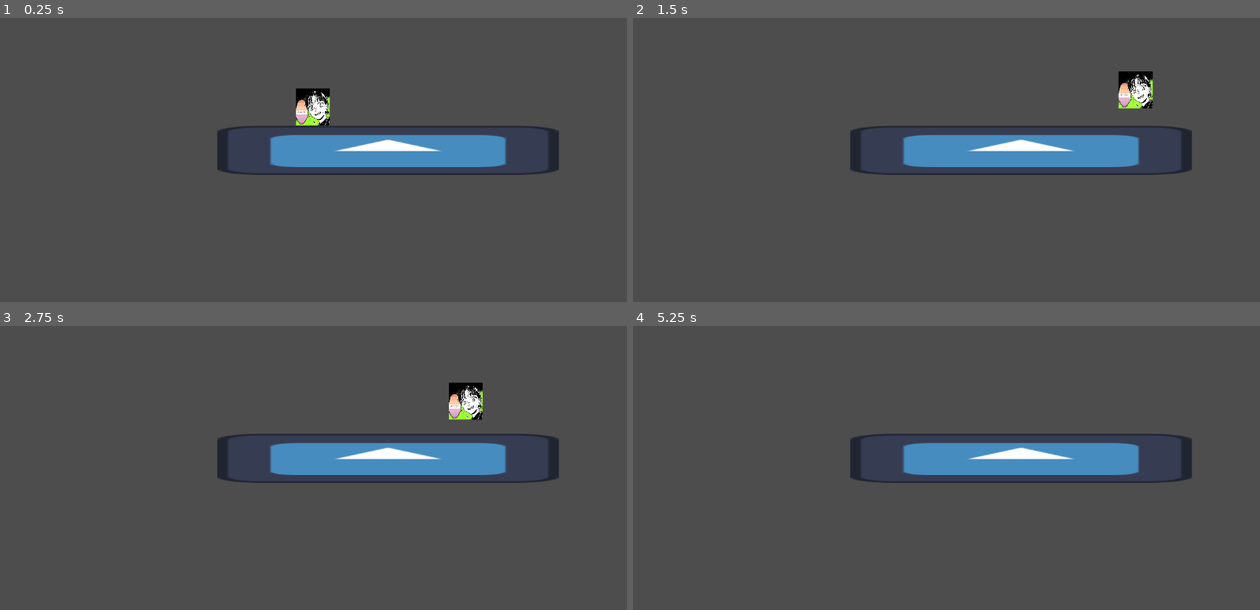
Above: before the commit, frames 1-4 (two rows, left to right).
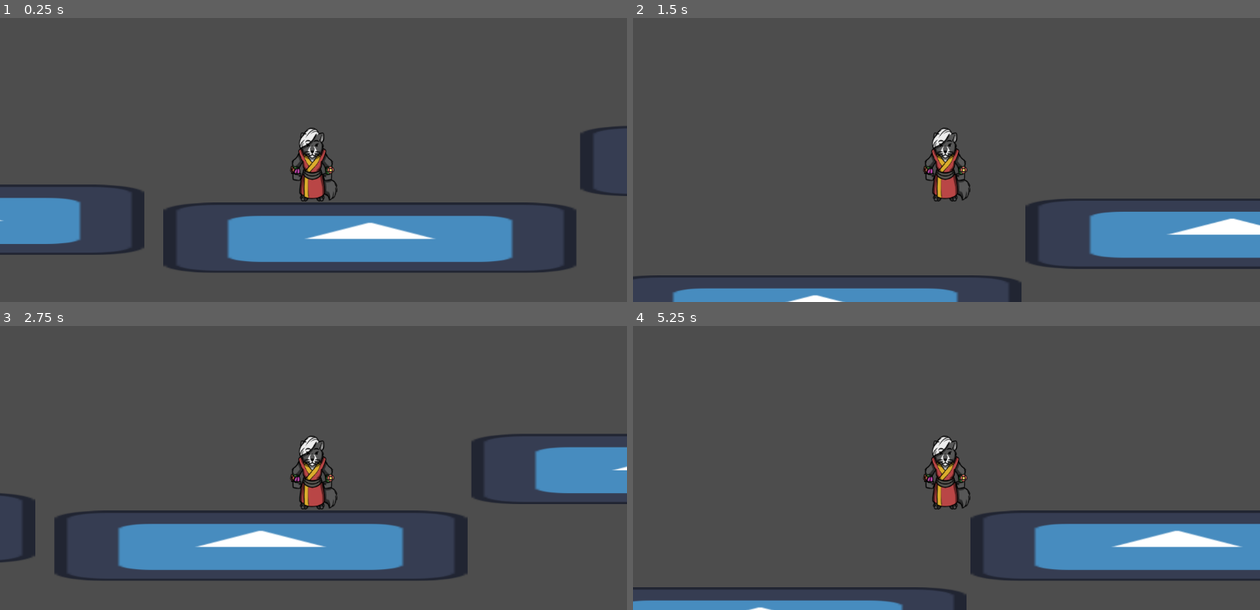
Above: after the commit, the same moments.

Repository: CarrieStill/Fighting-Game-Project-UNNAMED
Game: Godot game, scene res://node_2d.tscn
Two runs of this game, one before a commit and one after it. Both use one fixed random seed, a clock stepped at 60 frames per second and the inputs below. The engine's default icon, where the game draws it, is replaced by a stand-in: a white triangle on a blue panel in a dark square.
Inputs:
- Up to frame 1 (0.25 s): no input
- Up to frame 2 (1.5 s): tap Enter at 0.5 s; hold D (right) from 0.53 s (still down); tap W (up) at 0.6, 0.77, 1.07, 1.35 s
- Up to frame 3 (2.75 s): tap W (up) at 1.52, 1.82, 2.1 s; release D (right) at 2.03 s; hold A (left) from 2.03 s (still down)
- Up to frame 4 (5.25 s): release A (left) at 2.78 s; hold D (right) 2.78-4.28 s; tap W (up) at 2.85, 3.02, 3.32, 3.6, 3.77, 4.07, 4.35, 4.52, 4.82, 5.1 s; hold A (left) 4.28-5.03 s; hold D (right) from 5.03 s (still down)

The runs differ from the first frame. In frame 1, 20% of the frame differs, in the area x 0-100%, y 24-90%; in frame 2, 15%; in frame 3, 20%; in frame 4, 16%.

Commit message:
First 2D Movement
Implements start of 2D movement, including groundwork for states on player character.

Diff:
--- /dev/null
+++ b/camera_2d.gd
@@ -0,0 +1 @@
+extends Camera2D
--- a/character_body_2d.gd
+++ b/character_body_2d.gd
@@ -1,12 +1,63 @@
 extends CharacterBody2D
 
-@export var speed = 400
+@export var speed: int = 400
+@export var acceleration: int = 35
+@export var gravity: int = speed * 5
+@export var down_gravity_factor: float = 3
+@export var jump_speed: int = -speed * 2
 
-func get_input():
-	var input_direction = Input.get_vector("left", "right", "up", "down")
-	var gravity = Vector2(0,50)
-	velocity = (input_direction * speed) + gravity
+
+@onready var jump_buffer_timer: Timer = $JumpBufferTimer
+@onready var coyote_timer: Timer = $CoyoteTimer
+
+enum State{IDLE, WALK, JUMP, DOWN}
+var current_state: State = State.IDLE
 
 func _physics_process(delta):
 	get_input()
+	update_movement(delta)
+	update_states()
 	move_and_slide()
+
+
+func get_input():
+	if (Input.is_action_just_pressed("up")):
+		jump_buffer_timer.start()
+
+	var direction = Input.get_axis("left", "right")
+	if direction == 0:
+		velocity.x = move_toward(velocity.x, 0, acceleration)
+	else:
+		velocity.x = move_toward(velocity.x, speed*direction, acceleration)
+
+func update_movement(delta: float) -> void:
+	if (is_on_floor() || coyote_timer.time_left >0) && jump_buffer_timer.time_left > 0:
+		velocity.y = jump_speed
+		current_state = State.JUMP
+		jump_buffer_timer.stop()
+		coyote_timer.stop()
+
+	if current_state == State.JUMP:
+		velocity.y += gravity * delta
+	else:
+		velocity.y += gravity * delta * down_gravity_factor
+
+func update_states() -> void:
+	match current_state:
+		State.IDLE when velocity.x != 0:
+			current_state = State.WALK
+
+		State.WALK:
+			if velocity.x == 0:
+				current_state = State.IDLE
+				if not is_on_floor() && velocity.y > 0:
+					current_state = State.DOWN
+					coyote_timer.start()
+		State.JUMP when velocity.y > 0:
+			current_state = State.DOWN
+
+		State.DOWN when is_on_floor:
+			if velocity.x == 0:
+				current_state = State.IDLE
+			else:
+				current_state = State.WALK
--- a/node_2d.tscn
+++ b/node_2d.tscn
@@ -1,42 +1,89 @@
-[gd_scene load_steps=7 format=3 uid="uid://b0tllue3c1yya"]
+[gd_scene load_steps=9 format=3 uid="uid://b0tllue3c1yya"]
 
 [ext_resource type="Texture2D" uid="uid://b0jykydbxxrv8" path="res://icon.svg" id="1_epypp"]
 [ext_resource type="Script" uid="uid://kps2ltx7fysm" path="res://character_body_2d.gd" id="1_wtcfe"]
-[ext_resource type="Texture2D" uid="uid://divyxcj2llmm3" path="res://gayass.png" id="2_0e48y"]
+[ext_resource type="Texture2D" uid="uid://c8oaghdjvcnr2" path="res://faveti.png" id="3_epypp"]
+[ext_resource type="Script" uid="uid://b21fskdkkkqry" path="res://camera_2d.gd" id="4_0hol4"]
+[ext_resource type="Script" uid="uid://c1ldymxcbhsmf" path="res://rich_text_label.gd" id="4_q6r6c"]
 
 [sub_resource type="PhysicsMaterial" id="PhysicsMaterial_0e48y"]
 
 [sub_resource type="RectangleShape2D" id="RectangleShape2D_epypp"]
-size = Vector2(628, 89)
+size = Vector2(754, 127)
 
 [sub_resource type="RectangleShape2D" id="RectangleShape2D_0hol4"]
-size = Vector2(61, 69)
+size = Vector2(48, 66.5)
 
 [node name="Node2D" type="Node2D"]
 
-[node name="StaticBody2D" type="StaticBody2D" parent="."]
+[node name="StaticBody2D2" type="StaticBody2D" parent="."]
+position = Vector2(887, -85)
 physics_material_override = SubResource("PhysicsMaterial_0e48y")
 
-[node name="CollisionShape2D" type="CollisionShape2D" parent="StaticBody2D"]
-position = Vector2(138, 44)
+[node name="CollisionShape2D" type="CollisionShape2D" parent="StaticBody2D2"]
+position = Vector2(1, 1.5)
 shape = SubResource("RectangleShape2D_epypp")
 
-[node name="Sprite2D" type="Sprite2D" parent="StaticBody2D"]
-position = Vector2(137, 45)
-scale = Vector2(4.90625, 0.703125)
+[node name="Sprite2D" type="Sprite2D" parent="StaticBody2D2"]
+position = Vector2(1.00003, 0)
+scale = Vector2(5.92969, 1.00781)
+texture = ExtResource("1_epypp")
+
+[node name="StaticBody2D3" type="StaticBody2D" parent="."]
+position = Vector2(121, 56)
+physics_material_override = SubResource("PhysicsMaterial_0e48y")
+
+[node name="CollisionShape2D" type="CollisionShape2D" parent="StaticBody2D3"]
+position = Vector2(1, 1.5)
+shape = SubResource("RectangleShape2D_epypp")
+
+[node name="Sprite2D" type="Sprite2D" parent="StaticBody2D3"]
+position = Vector2(1.00003, 0)
+scale = Vector2(5.92969, 1.00781)
+texture = ExtResource("1_epypp")
+
+[node name="StaticBody2D4" type="StaticBody2D" parent="."]
+position = Vector2(-673, 23)
+physics_material_override = SubResource("PhysicsMaterial_0e48y")
+
+[node name="CollisionShape2D" type="CollisionShape2D" parent="StaticBody2D4"]
+position = Vector2(1, 1.5)
+shape = SubResource("RectangleShape2D_epypp")
+
+[node name="Sprite2D" type="Sprite2D" parent="StaticBody2D4"]
+position = Vector2(1.00003, 0)
+scale = Vector2(5.92969, 1.00781)
 texture = ExtResource("1_epypp")
 
 [node name="CharacterBody2D" type="CharacterBody2D" parent="."]
-position = Vector2(-2, -45)
+position = Vector2(12, -88)
+scale = Vector2(1.95473, 2.2029)
 script = ExtResource("1_wtcfe")
 
+[node name="Camera2D" type="Camera2D" parent="CharacterBody2D"]
+position = Vector2(3.06947, -31.7763)
+script = ExtResource("4_0hol4")
+
+[node name="RichTextLabel" type="RichTextLabel" parent="CharacterBody2D/Camera2D"]
+offset_left = -268.579
+offset_top = -129.829
+offset_right = -228.579
+offset_bottom = -89.8287
+script = ExtResource("4_q6r6c")
+
 [node name="CollisionShape2D" type="CollisionShape2D" parent="CharacterBody2D"]
-position = Vector2(2, -1)
+position = Vector2(3, 0.25)
 shape = SubResource("RectangleShape2D_0hol4")
 
 [node name="Sprite2D" type="Sprite2D" parent="CharacterBody2D"]
-position = Vector2(1, -1)
-scale = Vector2(0.0857777, 0.0926431)
-texture = ExtResource("2_0e48y")
+position = Vector2(2, 9)
+scale = Vector2(0.327083, 0.366667)
+texture = ExtResource("3_epypp")
 
-[node name="Camera2D" type="Camera2D" parent="."]
+[node name="JumpBufferTimer" type="Timer" parent="CharacterBody2D"]
+wait_time = 0.2
+one_shot = true
+
+[node name="CoyoteTimer" type="Timer" parent="CharacterBody2D"]
+wait_time = 0.2
+one_shot = true
--- /dev/null
+++ b/rich_text_label.gd
@@ -0,0 +1 @@
+extends RichTextLabel
Not shown, added: camera_2d.gd.uid
Binary file added: faveti.png
Not shown, added: faveti.png.import
Not shown, added: rich_text_label.gd.uid
Not shown, added: node_2d.tscn1528180380.tmp
